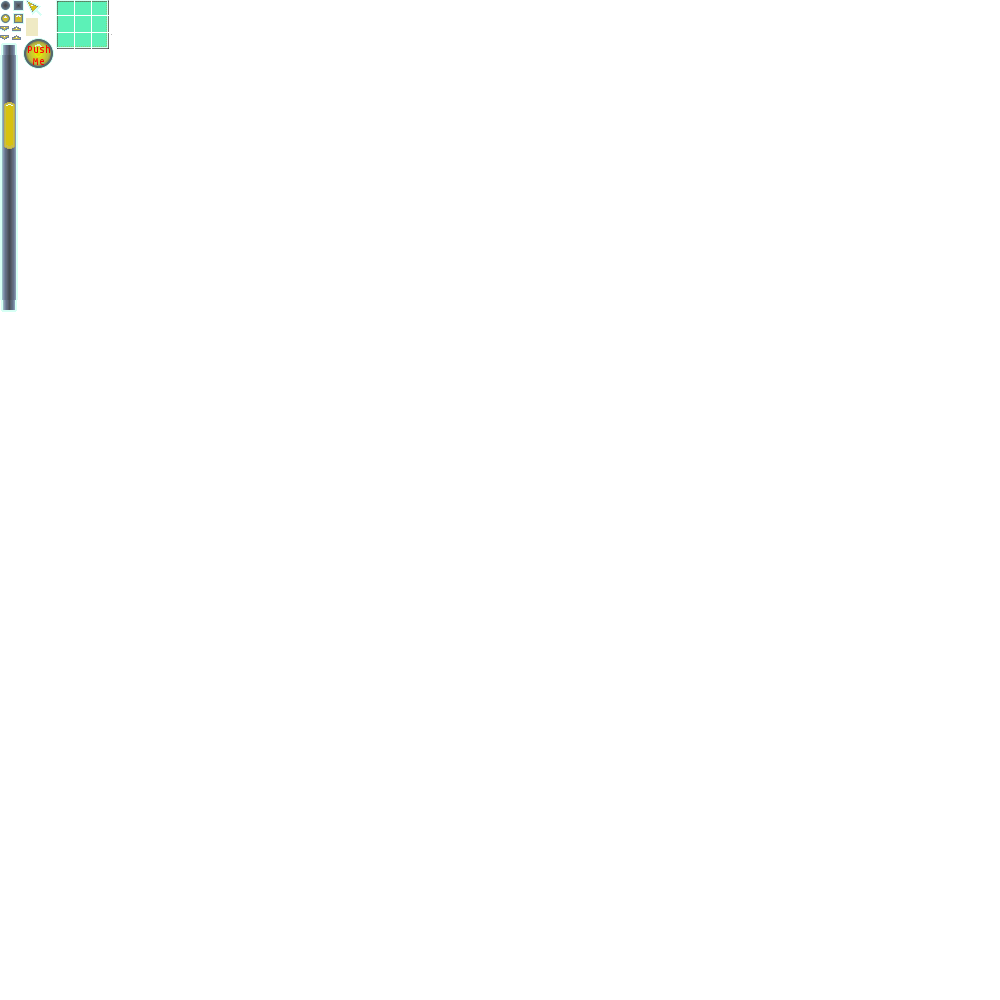
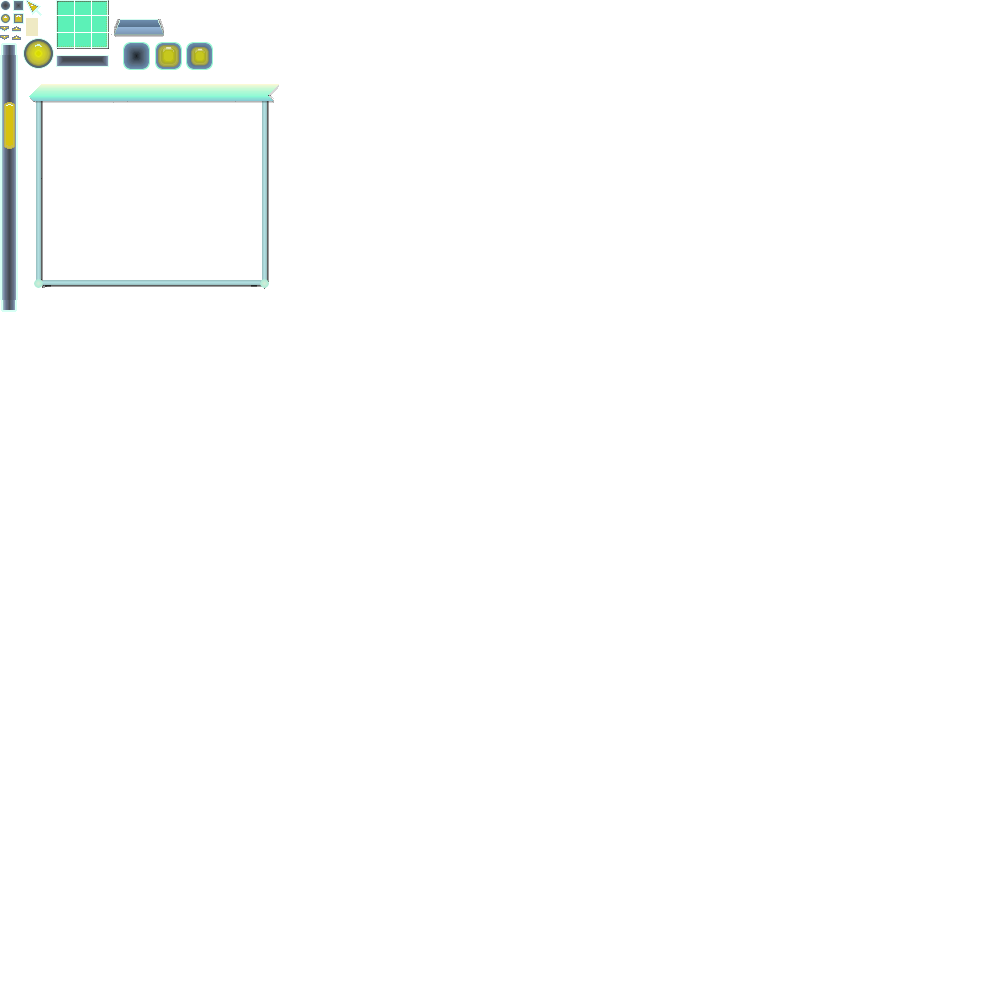
Layered file, before and after one edit (1000 x 1000). Changes by layer:
painted on "Top-Layer" over (x1=158, y1=45, x2=209, y2=67)
painted on "BG-Layer" over (x1=57, y1=20, x2=212, y2=69)
painted on "Frame-Layer" over (x1=29, y1=19, x2=279, y2=101)
added layer "Frame_3" above "Shadow_1" over (x1=34, y1=279, x2=269, y2=288)
renamed "Text-Layer" to "Shadow_1", blend grain merge → normal, moved it above "F2_S2", painted on it over (x1=28, y1=19, x2=279, y2=103)
added layer "F2_S2" above "Frame_2" over (x1=36, y1=88, x2=269, y2=289)
